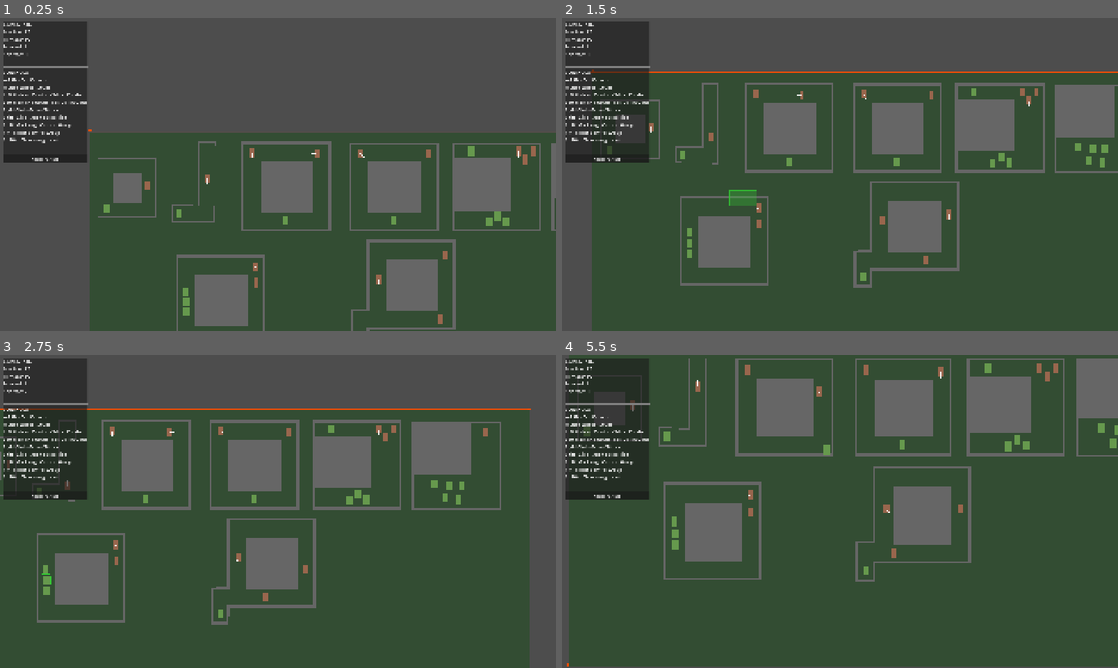
Above: before the commit, frames 1-4 (two rows, left to right).
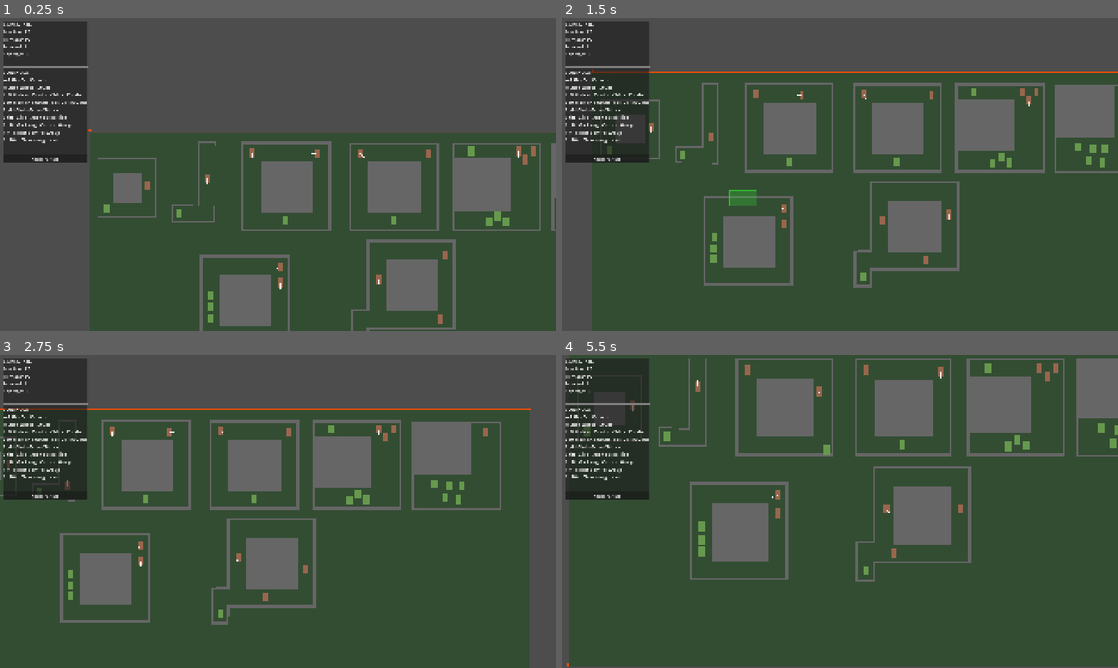
Above: after the commit, the same moments.

Repository: bengoodvach-draffin/dead-corps
Game: Godot game, scene res://scenes/puzzle_test_1.tscn
The game is run twice, just before and just after one commit, with the same random seed, the same clock (stepped at 60 frames per second) and the same inputs.
Inputs (mouse positions are in pixels of both pictures, inside the frame that each line leads up to):
- Up to frame 1 (0.25 s): no input
- Up to frame 2 (1.5 s): tap Enter at 0.5 s; move the mouse to (962, 158) at 0.52 s; hold Right 0.53-1.25 s; hold S (camera_down) 0.53-1.25 s; click (962, 158) at 0.67 s; drag from (728, 190) to (812, 237) at 1.27 s
- Up to frame 3 (2.75 s): move the mouse to (333, 442) at 2.02 s; hold Right from 2.03 s (still down); hold D (camera_right) from 2.03 s (still down)
- Up to frame 4 (5.5 s): release Right at 2.75 s; release D (camera_right) at 2.75 s; drag from (812, 574) to (673, 464) at 2.77 s; move the mouse to (1006, 558) at 3.52 s; hold Left 3.53-4.25 s; hold Right mouse button (command) 3.53-4.25 s; drag from (673, 464) to (756, 433) at 4.27 s; move the mouse to (867, 511) at 5.02 s; hold Down from 5.03 s (still down); hold Mouse wheel up (zoom_in) from 5.03 s (still down); click (867, 511) at 5.17 s

The runs differ from the first frame. In frame 1, 1.7% of the frame differs, in the area x 31-53%, y 75-100%; in frame 2, 2.0%; in frame 3, 1.8%; in frame 4, 2.4%, in the area x 18-41%, y 40-72%.

Commit message:
Updated bug in the level

Diff:
--- a/scenes/puzzle_test_1.tscn
+++ b/scenes/puzzle_test_1.tscn
@@ -340,10 +340,9 @@
 alignment_rate = 0.3
 
 [node name="Level 7" type="Node2D" parent="TestLevel" unique_id=2031917393]
-position = Vector2(-229, 52)
 
 [node name="Wall2" type="Polygon2D" parent="TestLevel/Level 7" unique_id=1049515011]
-position = Vector2(-319, 29)
+position = Vector2(-464, 82)
 scale = Vector2(1.5, 1.5)
 color = Color(0, 0, 0, 0)
 polygon = PackedVector2Array(-100, -100, 100, -100, 100, 100, -100, 100)
@@ -352,21 +351,12 @@
 metadata/_custom_type_script = "uid://cvde25j0ujcg"
 
 [node name="Building3" parent="TestLevel/Level 7" unique_id=1889307383 instance=ExtResource("8_l07ew")]
-position = Vector2(-317, 32)
+position = Vector2(-462, 85)
 building_width = 180.0
 building_height = 180.0
 
-[node name="Zombie3" parent="TestLevel/Level 7" unique_id=1071675238 instance=ExtResource("5_sxbni")]
-position = Vector2(-439, 1)
-
-[node name="Zombie4" parent="TestLevel/Level 7" unique_id=1552032895 instance=ExtResource("5_sxbni")]
-position = Vector2(-438, 38)
-
-[node name="Zombie5" parent="TestLevel/Level 7" unique_id=8865011 instance=ExtResource("5_sxbni")]
-position = Vector2(-438, 74)
-
 [node name="Human3" parent="TestLevel/Level 7" unique_id=594128001 instance=ExtResource("6_8i2yc")]
-position = Vector2(-197, -84)
+position = Vector2(-342, -31)
 initial_state = 1
 defender_class = 2
 morale_max = 200.0
@@ -382,20 +372,29 @@
 alignment_rate = 0.3
 
 [node name="Human5" parent="TestLevel/Level 7" unique_id=1314729568 instance=ExtResource("6_8i2yc")]
-position = Vector2(-196, -29)
-initial_state = 1
-defender_class = 2
-morale_max = 200.0
-sighting_drain = 0.0
-fleeing_drain = 40.0
-weapon_range = 150.0
-aim_time = 0.55
-sentry_facing_degrees = 180.0
-patrol_mode = 1
-patrol_waypoints = Array[Vector2]([Vector2(50, -421), Vector2(170, -421), Vector2(170, -190)])
-flee_vision_range = 100.0
-cohesion_strength = 12.0
-alignment_rate = 0.3
+position = Vector2(-341, 24)
+initial_state = 1
+defender_class = 2
+morale_max = 200.0
+sighting_drain = 0.0
+fleeing_drain = 40.0
+weapon_range = 150.0
+aim_time = 0.55
+sentry_facing_degrees = 180.0
+patrol_mode = 1
+patrol_waypoints = Array[Vector2]([Vector2(50, -421), Vector2(170, -421), Vector2(170, -190)])
+flee_vision_range = 100.0
+cohesion_strength = 12.0
+alignment_rate = 0.3
+
+[node name="Zombie" parent="TestLevel/Level 7" unique_id=738780467 instance=ExtResource("5_sxbni")]
+position = Vector2(-582, 68)
+
+[node name="Zombie2" parent="TestLevel/Level 7" unique_id=1813520226 instance=ExtResource("5_sxbni")]
+position = Vector2(-583, 108)
+
+[node name="Zombie3" parent="TestLevel/Level 7" unique_id=306804887 instance=ExtResource("5_sxbni")]
+position = Vector2(-583, 145)
 
 [node name="Level 8" type="Node2D" parent="TestLevel" unique_id=782630570]
 
@@ -438,6 +437,11 @@
 position = Vector2(229, -85)
 initial_state = 1
 defender_class = 2
+morale_max = 200.0
+sighting_drain = 0.0
+fleeing_drain = 40.0
+weapon_range = 150.0
+aim_time = 0.55
 sentry_facing_degrees = 180.0
 patrol_enabled = true
 patrol_mode = 1
Not shown, changed: export_presets.cfg
Not shown, changed: CLAUDE.md
Not shown, changed: docs/PROJECT_CONTEXT.md
